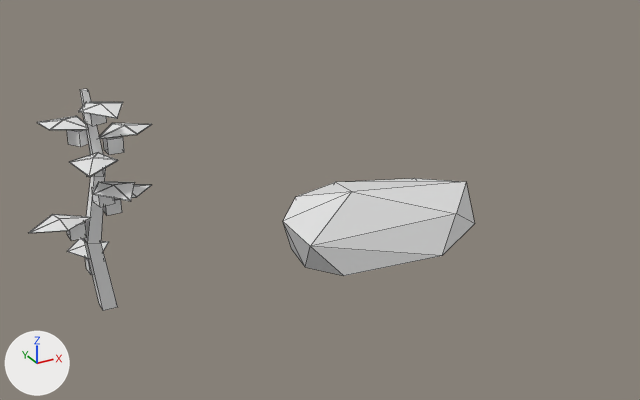
The Blender file .blender/assets.blend, before and after one commit.
Before and after are seen from a 50 mm lens placed at (-6.52, -10.49, 6.11), pointed at (-0.7, 0.09, 0.82). The axes (+X, +Y, +Z) are drawn at lower left. The lights are the same throughout. Mesh edges are drawn as thin lines.

In view in the first picture: 'Fruits', 'Plant', 'Rock'.
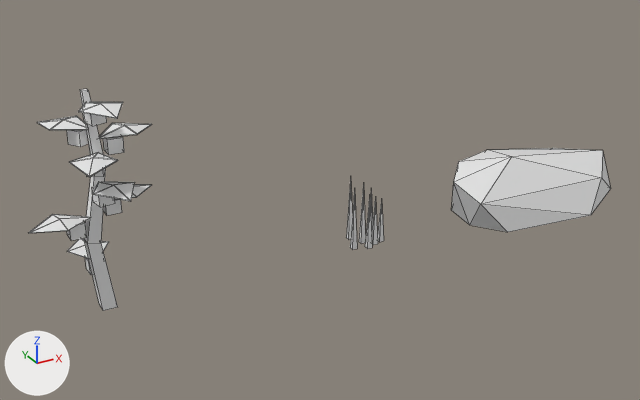
Commit message: Adding grass model

Patch to the scene script:
```diff
--- a/.blender/assets.blend.py
+++ b/.blender/assets.blend.py
@@ me_grass @@
+me_grass.from_pydata(...)  # 35 vertices, 28 faces; spans x -0.264..0.314, y -0.239..0.247, z 0.0..1.054
@@ ob_rock @@
 ob_rock = bpy.data.objects.new('Rock', me_rock)
-ob_rock.location = (0.0, 0.0, 0.0)
+ob_rock.location = (3.0, 0.0, 0.0)
@@ ob_grass @@
+ob_grass = bpy.data.objects.new('Grass', me_grass)
+ob_grass.location = (0.0, 0.0, 0.0)
```

Location of each change, [x1, y1, x2, y2] in pixels of the pictures (640 x 400 px):
'Rock', moved: before [283, 178, 475, 276]; after [451, 148, 611, 232]
'Grass', added: after [346, 180, 384, 250]
